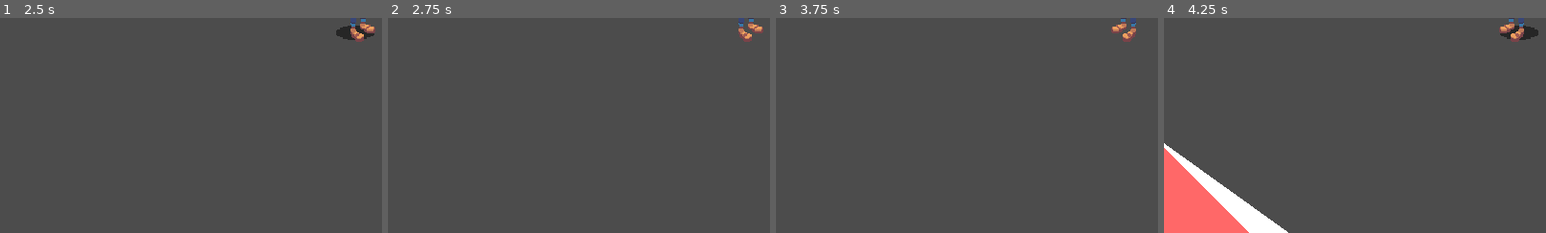
Above: before the commit, frames 1-4 (left to right).
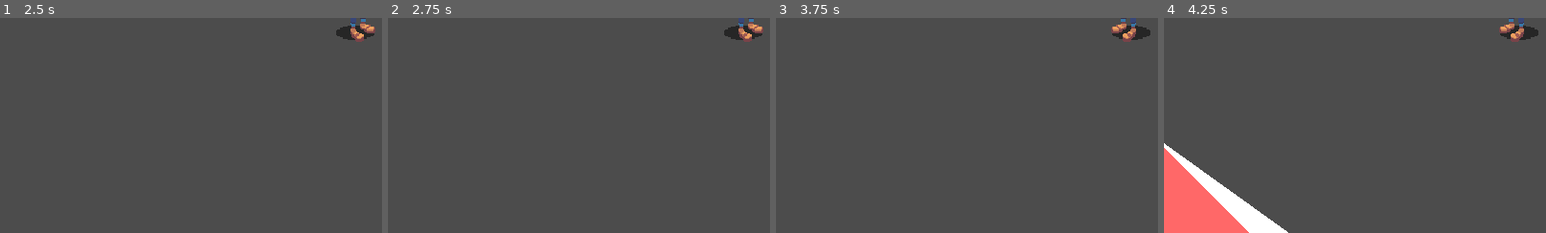
Above: after the commit, the same moments.

Repository: MTareqAzim/scratchpad
Game: Godot game, scene res://Scenes/World/World.tscn
Same seed, same stepped clock (60 frames per second), same inputs: the game is played once before the commit and once after it.
Inputs (mouse positions are % of the whole screen's width and height, from its top left):
- Up to frame 1 (2.5 s): tap Enter (ui_accept) at 0.5, 0.77, 2 s; move the mouse to (72, 45) at 0.52 s; hold Right (ui_right) 0.53-1.25 s; click (72, 45) at 0.67 s; drag from (30, 55) to (50, 42) at 1.27 s; move the mouse to (60, 28) at 2.02 s; hold Right (ui_right) from 2.03 s (still down)
- Up to frame 2 (2.75 s): keep holding Right (ui_right)
- Up to frame 3 (3.75 s): release Right (ui_right) at 2.75 s; drag from (45, 70) to (50, 41) at 2.77 s; tap Enter (ui_accept) at 3.5 s; move the mouse to (80, 65) at 3.52 s; hold Left (ui_left) from 3.53 s (still down)
- Up to frame 4 (4.25 s): keep holding Left (ui_left); tap Enter (ui_accept) at 3.77 s
The pictures show only the part of the screen within x 4-54%, y 47-97%; the shares and areas given below are measured in that part.

Frame 1 is identical in both runs. In frame 2, 0.3% of the frame differs, in the area x 88-98%, y 3-11%; in frame 3, 0.3%; in frame 4, nothing differs.

Commit message:
Tweaked depth sorting. Cleaned up scene.

Diff:
--- a/Scenes/World/World.tscn
+++ b/Scenes/World/World.tscn
@@ -1,6 +1,6 @@
 [gd_scene load_steps=9 format=2]
 
-[ext_resource path="res://Utils/Shadow/Shadow Mask.tscn" type="PackedScene" id=1]
+[ext_resource path="res://Utils/Shadow/ShadowMask.tscn" type="PackedScene" id=1]
 [ext_resource path="res://Utils/Depth Sorting/depth_sorter.gd" type="Script" id=2]
 [ext_resource path="res://Utils/Physics Bodies/StaticSlope2P5D.tscn" type="PackedScene" id=3]
 [ext_resource path="res://Utils/Depth Sorting/DepthSort.tscn" type="PackedScene" id=4]
@@ -18,23 +18,23 @@
 [node name="World" type="Node"]
 
 [node name="Shadow Mask" parent="." instance=ExtResource( 1 )]
-position = Vector2( 420, 580 )
+position = Vector2( 420, 530 )
 _z_pos = 0
 _height = 0
-_width = 1000
-_length = 500
+_width = 1300
+_length = 1000
 _angle = 0
 
 [node name="CollisionPolygon2D" parent="Shadow Mask" index="0"]
-polygon = PoolVector2Array( -500, -250, 500, -250, 500, 250, -500, 250 )
+polygon = PoolVector2Array( -650, -500, 650, -500, 650, 500, -650, 500 )
 
 [node name="Base" parent="Shadow Mask" index="1"]
-polygon = PoolVector2Array( -500, -250, 500, -250, 500, 250, -500, 250 )
-polygons = [ PoolVector2Array( -500, -250, 500, -250, 500, 250, -500, 250 ) ]
+polygon = PoolVector2Array( -650, -500, 650, -500, 650, 500, -650, 500 )
+polygons = [ PoolVector2Array( -650, -500, 650, -500, 650, 500, -650, 500 ) ]
 
 [node name="Rise" parent="Shadow Mask" index="2"]
-position = Vector2( 0, 250 )
-cast_to = Vector2( 0, -500 )
+position = Vector2( 0, 500 )
+cast_to = Vector2( 0, -1000 )
 
 [node name="DepthSorter" type="Node" parent="."]
 script = ExtResource( 2 )
@@ -118,6 +118,24 @@
 position = Vector2( 0, 24 )
 shape = SubResource( 2 )
 
+[node name="Shadow Mask" parent="DepthSorter/StaticSlope2P5D4" instance=ExtResource( 1 )]
+_z_pos = 0
+_height = 60
+_width = 100
+_length = 300
+_angle = 225
+
+[node name="CollisionPolygon2D" parent="DepthSorter/StaticSlope2P5D4/Shadow Mask" index="0"]
+polygon = PoolVector2Array( 141.421, 70.7107, 70.7107, 141.421, -141.421, -70.7107, -70.7107, -141.421 )
+
+[node name="Base" parent="DepthSorter/StaticSlope2P5D4/Shadow Mask" index="1"]
+polygon = PoolVector2Array( 141.421, 70.7107, 70.7107, 141.421, -141.421, -70.7107, -70.7107, -141.421 )
+polygons = [ PoolVector2Array( 141.421, 70.7107, 70.7107, 141.421, -141.421, -70.7107, -70.7107, -141.421 ) ]
+
+[node name="Rise" parent="DepthSorter/StaticSlope2P5D4/Shadow Mask" index="2"]
+position = Vector2( -106.066, -106.066 )
+cast_to = Vector2( 212.132, 152.132 )
+
 [node name="StaticSlope2P5D5" parent="DepthSorter" instance=ExtResource( 3 )]
 editor/display_folded = true
 position = Vector2( 220, 700 )
@@ -144,6 +162,7 @@
 cast_to = Vector2( -212.132, 152.132 )
 
 [node name="Depth Sort" parent="DepthSorter/StaticSlope2P5D5" instance=ExtResource( 4 )]
+editor/display_folded = true
 position = Vector2( 0, -24 )
 body = NodePath("..")
 
@@ -151,7 +170,26 @@
 position = Vector2( 0, 24 )
 shape = SubResource( 2 )
 
+[node name="Shadow Mask" parent="DepthSorter/StaticSlope2P5D5" instance=ExtResource( 1 )]
+_z_pos = 0
+_height = 60
+_width = 100
+_length = 300
+_angle = 135
+
+[node name="CollisionPolygon2D" parent="DepthSorter/StaticSlope2P5D5/Shadow Mask" index="0"]
+polygon = PoolVector2Array( -70.7107, 141.421, -141.421, 70.7107, 70.7107, -141.421, 141.421, -70.7107 )
+
+[node name="Base" parent="DepthSorter/StaticSlope2P5D5/Shadow Mask" index="1"]
+polygon = PoolVector2Array( -70.7107, 141.421, -141.421, 70.7107, 70.7107, -141.421, 141.421, -70.7107 )
+polygons = [ PoolVector2Array( -70.7107, 141.421, -141.421, 70.7107, 70.7107, -141.421, 141.421, -70.7107 ) ]
+
+[node name="Rise" parent="DepthSorter/StaticSlope2P5D5/Shadow Mask" index="2"]
+position = Vector2( 106.066, -106.066 )
+cast_to = Vector2( -212.132, 152.132 )
+
 [node name="StaticSlope2P5D6" parent="DepthSorter" instance=ExtResource( 3 )]
+editor/display_folded = true
 position = Vector2( -40, 440 )
 _height = 60
 _width = 100
@@ -183,6 +221,24 @@
 position = Vector2( 0, -6 )
 shape = SubResource( 3 )
 
+[node name="Shadow Mask" parent="DepthSorter/StaticSlope2P5D6" instance=ExtResource( 1 )]
+_z_pos = 0
+_height = 60
+_width = 100
+_length = 300
+_angle = 45
+
+[node name="CollisionPolygon2D" parent="DepthSorter/StaticSlope2P5D6/Shadow Mask" index="0"]
+polygon = PoolVector2Array( -141.421, -70.7107, -70.7107, -141.421, 141.421, 70.7107, 70.7107, 141.421 )
+
+[node name="Base" parent="DepthSorter/StaticSlope2P5D6/Shadow Mask" index="1"]
+polygon = PoolVector2Array( -141.421, -70.7107, -70.7107, -141.421, 141.421, 70.7107, 70.7107, 141.421 )
+polygons = [ PoolVector2Array( -141.421, -70.7107, -70.7107, -141.421, 141.421, 70.7107, 70.7107, 141.421 ) ]
+
+[node name="Rise" parent="DepthSorter/StaticSlope2P5D6/Shadow Mask" index="2"]
+position = Vector2( 106.066, 106.066 )
+cast_to = Vector2( -212.132, -272.132 )
+
 [node name="Player2" parent="DepthSorter" instance=ExtResource( 5 )]
 position = Vector2( 573, 474 )
 
@@ -198,10 +254,16 @@
 
 [editable path="DepthSorter/StaticSlope2P5D4/Depth Sort"]
 
+[editable path="DepthSorter/StaticSlope2P5D4/Shadow Mask"]
+
 [editable path="DepthSorter/StaticSlope2P5D5"]
 
 [editable path="DepthSorter/StaticSlope2P5D5/Depth Sort"]
 
+[editable path="DepthSorter/StaticSlope2P5D5/Shadow Mask"]
+
 [editable path="DepthSorter/StaticSlope2P5D6"]
 
 [editable path="DepthSorter/StaticSlope2P5D6/Depth Sort"]
+
+[editable path="DepthSorter/StaticSlope2P5D6/Shadow Mask"]
--- a/Utils/Physics Bodies/kinematic_body_2p5d.gd
+++ b/Utils/Physics Bodies/kinematic_body_2p5d.gd
@@ -5,7 +5,7 @@
 onready var _ready := true
 onready var _base_shape : Polygon2D = $BaseShape
 
-const SKIN_WIDTH := 2
+const SKIN_WIDTH := 1
 const BASE_SKIN_RADIUS := 8
 const VOLUME_SKIN_WIDTH := 5
 const FLOOR_SKIN_RADIUS := 15
--- a/Utils/Physics Bodies/physics_body_2p5d.gd
+++ b/Utils/Physics Bodies/physics_body_2p5d.gd
@@ -75,11 +75,11 @@
 
 		if above:
 			var collision_points = Collision2D.collide_and_get_contacts(depth_slice, Transform2D(), other_depth_slice, Transform2D())
-			if collision_points:
+			if collision_points.size() > 2:
 				in_front_of = true
 		if below:
 			var collision_points = Collision2D.collide_and_get_contacts(depth_slice, Transform2D(), other_depth_slice, Transform2D())
-			if collision_points:
+			if collision_points.size() > 2:
 				in_front_of = false
 	else:
 		in_front_of = get_global_pos().y > body.global_position.y
Renamed: Utils/Shadow/Shadow Mask.tscn -> Utils/Shadow/ShadowMask.tscn
